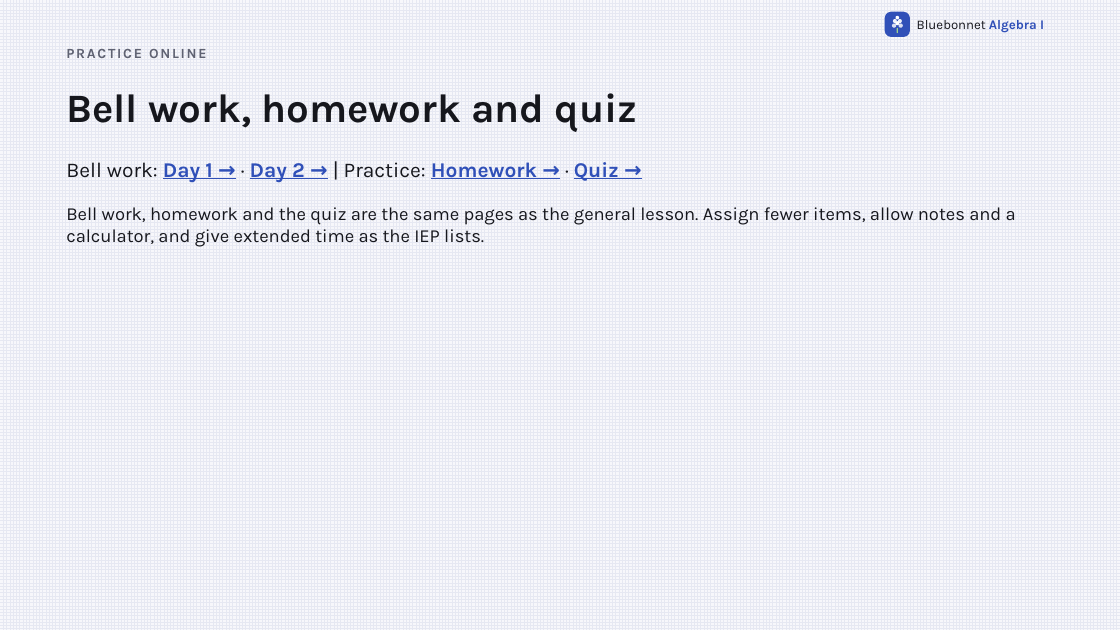
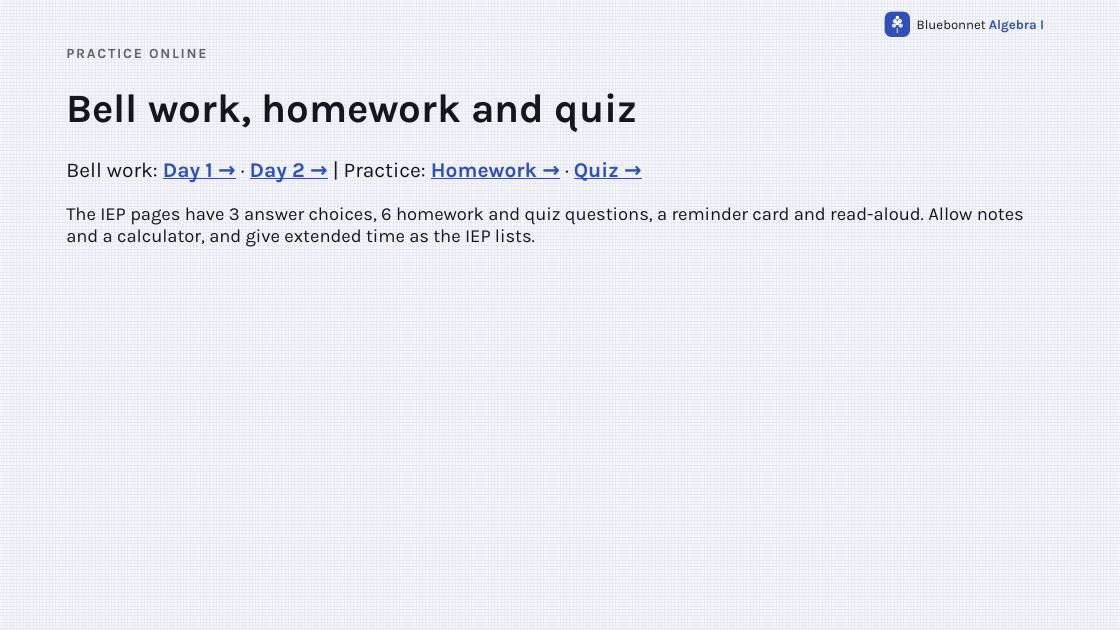
Before and after one commit to Apolloat2022/Algebra1M2U1L4, a slide deck: slide 13 of IEP/lesson4-point-slope-form-IEP.pptx. Drawn at 1120x630 pixels with LibreOffice and Linux fonts; fonts in the diff are those of the drawing. Boxes give left, top, right and bottom in pixels: in the first picture for what was removed or moved away, otherwise in the second. Text is boxed around its words. In the diff, an @@ line names an element or a change of style, - is before the commit and + after.

```diff
--- a/IEP/lesson4-point-slope-form-IEP.pptx
+++ b/IEP/lesson4-point-slope-form-IEP.pptx
@@ text at box(66, 207, 1024, 247): text changed @@
-Bell work, homework and the quiz are the same pages as the general lesson. Assign fewer items, allow notes and a calculator, and give extended time as the IEP lists.
+The IEP pages have 3 answer choices, 6 homework and quiz questions, a reminder card and read-aloud. Allow notes and a calculator, and give extended time as the IEP lists.
```
Also in this commit, not shown: 19 other files.
